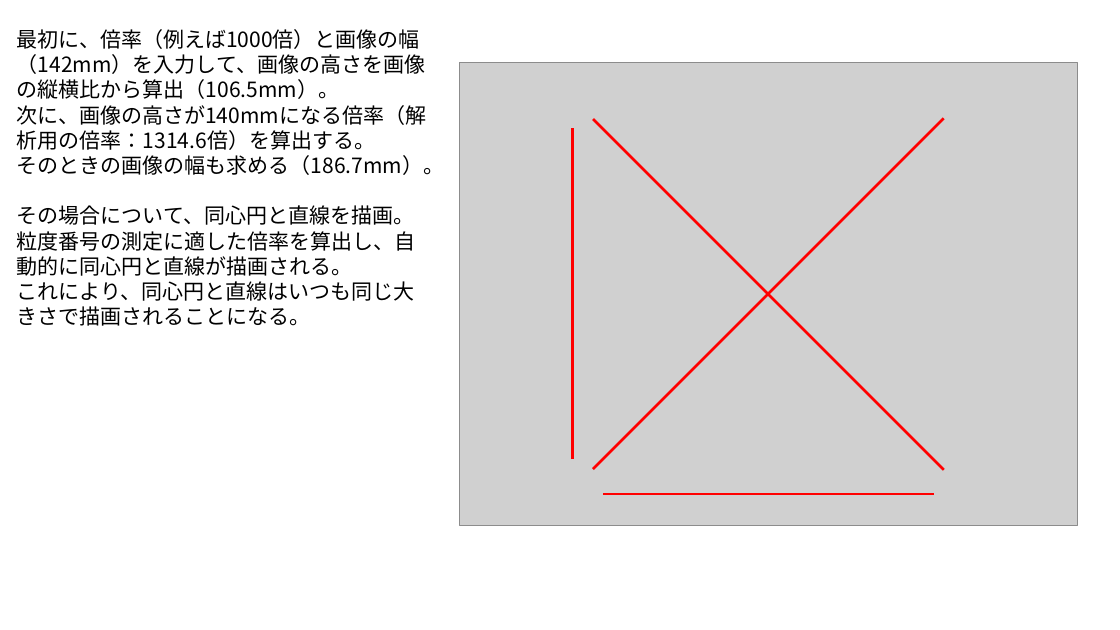
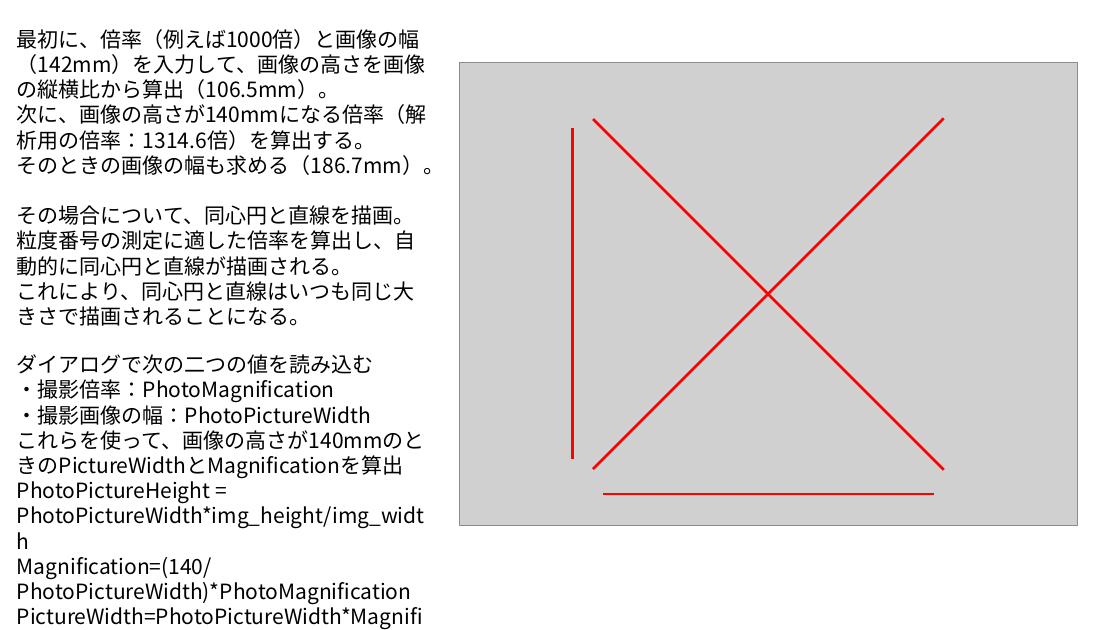
Before and after one commit to repositoryfiles/Apparent_grain_size2, a slide deck: slide 2 of やり方.pptx. Drawn at 1120x630 pixels with LibreOffice and Linux fonts; fonts in the diff are those of the drawing; grey boxes stand for pictures. Boxes give left, top, right and bottom in pixels: in the first picture for what was removed or moved away, otherwise in the second. Text is boxed around its words. In the diff, an @@ line names an element or a change of style, - is before the commit and + after.

```diff
--- a/やり方.pptx
+++ b/やり方.pptx
@@ text added at (x1=17, y1=354, x2=425, y2=629), 18 pt, text #000000 @@
+ダイアログで次の二つの値を読み込む
+・撮影倍率：PhotoMagnification
+・撮影画像の幅：PhotoPictureWidth
+これらを使って、画像の高さが140mmのときのPictureWidthとMagnificationを算出
+PhotoPictureHeight = PhotoPictureWidth*img_height/img_width
+Magnification=(140/PhotoPictureWidth)*PhotoMagnification
+PictureWidth=PhotoPictureWidth*Magnification/PhotoMagnification
```
Also in this commit, not shown: 1 other file.
